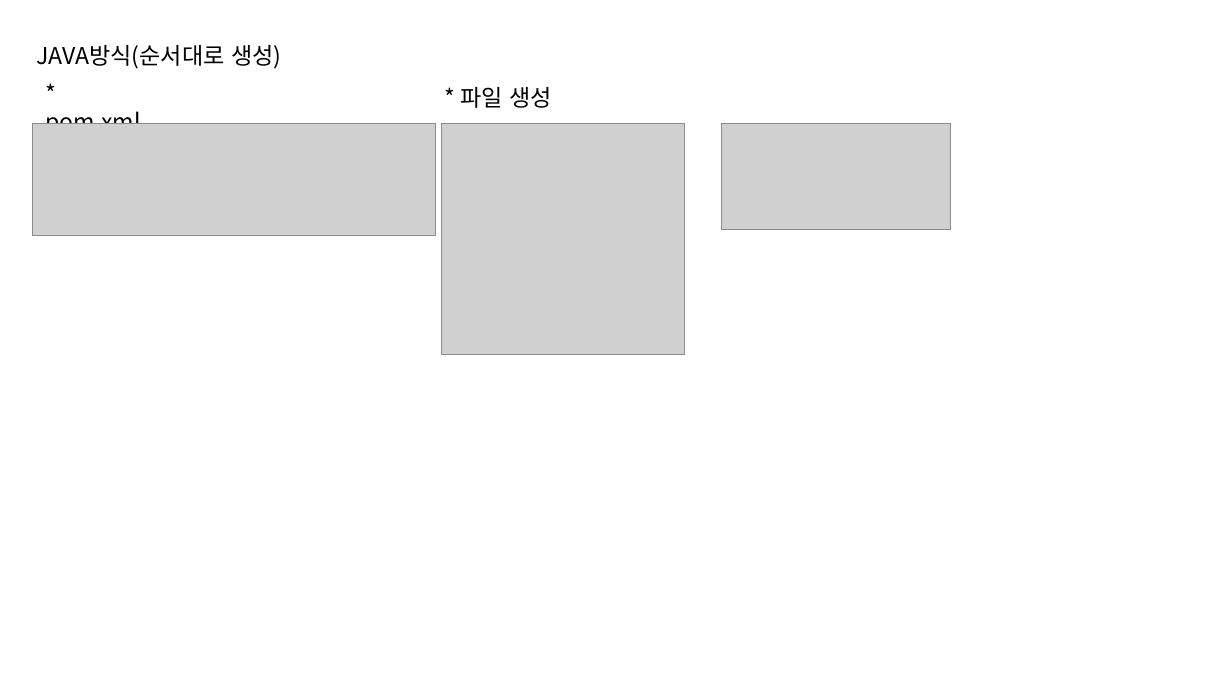
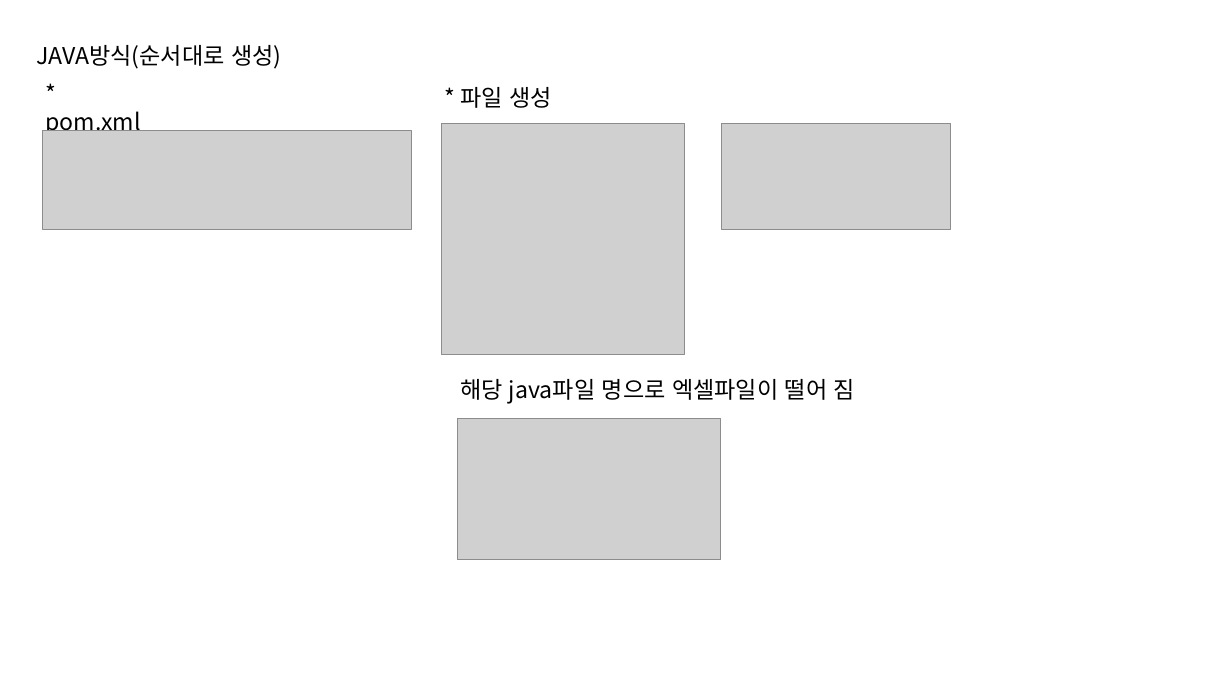
Before and after one commit to seongjinmoon/homepage2026, a slide deck: slide 2 of homepage2026/Document/2학기/9주차/9주차 수업자료.pptx (slide 3 before the commit). Drawn at 1232x693 pixels with LibreOffice and Linux fonts; fonts in the diff are those of the drawing; grey boxes stand for pictures. Boxes give left, top, right and bottom in pixels: in the first picture for what was removed or moved away, otherwise in the second. Text is boxed around its words. In the diff, an @@ line names an element or a change of style, - is before the commit and + after.

```diff
--- a/homepage2026/Document/2학기/9주차/9주차 수업자료.pptx
+++ b/homepage2026/Document/2학기/9주차/9주차 수업자료.pptx
@@ picture: place and size @@
-picture at bbox=[32, 123, 436, 236]
+picture at bbox=[43, 130, 412, 229]
@@ text added at bbox=[460, 379, 855, 404], 18 pt, text #000000 @@
+해당 java파일 명으로 엑셀파일이 떨어 짐
@@ picture added at bbox=[457, 419, 721, 560] @@
```
Also in this commit, not shown: 3 other slides changed, 4 slides added, 1 slide removed, 8 other files.
